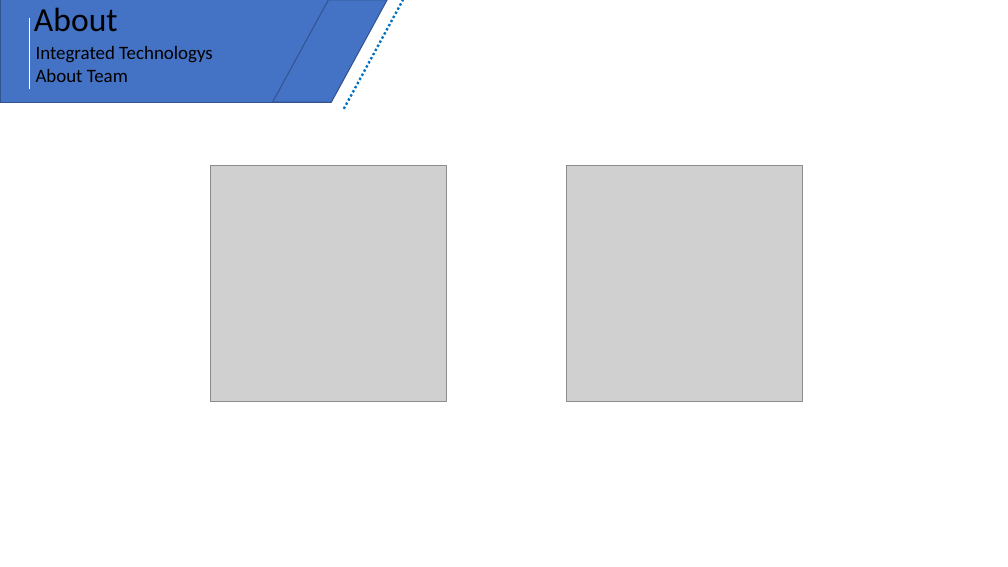
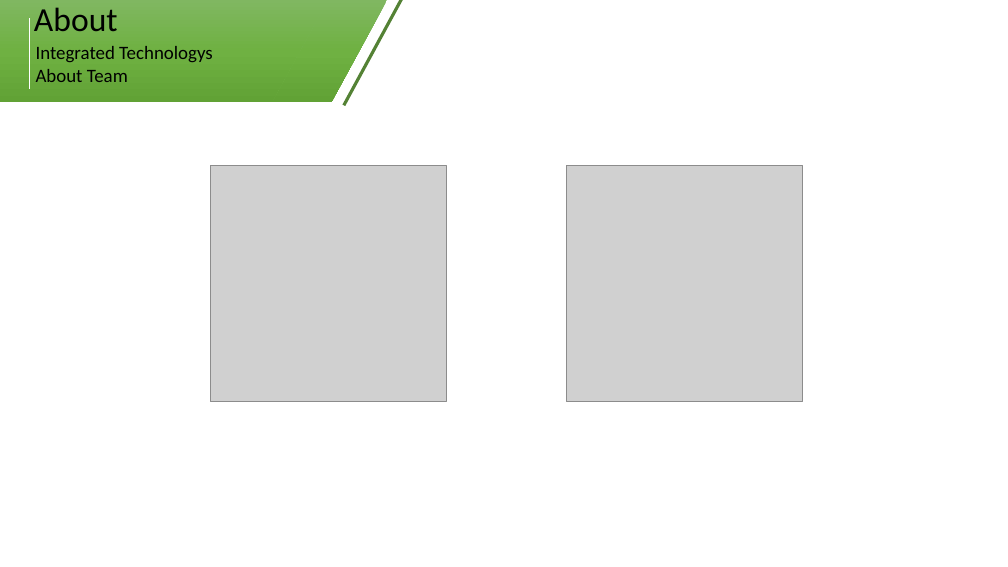
Before and after one commit to wathui99/FPT_Lab, a slide deck: slide 20 of Document/Bản trình bày1.pptx. Drawn at 1008x567 pixels with LibreOffice and Linux fonts; fonts in the diff are those of the drawing; grey boxes stand for pictures. Boxes give left, top, right and bottom in pixels: in the first picture for what was removed or moved away, otherwise in the second. Text is boxed around its words. In the diff, an @@ line names an element or a change of style, - is before the commit and + after.

```diff
--- a/Document/Bản trình bày1.pptx
+++ b/Document/Bản trình bày1.pptx
@@ rectangle at [0,0,328,102]: fill #4472C4 to gradient #81B861 to #6FB242 to #62A336; outline #325491 1 pt to none @@
@@ parallelogram at [273,0,388,102]: fill #4472C4 to gradient #81B861 to #6FB242 to #62A336; outline #325491 1 pt to none @@
@@ line moved from (344, 109) - (403, 0) to (344, 105) - (403, 0) @@
@@ line (344, 105) - (403, 0): stroke #0070C0 2.25 pt dashed to #548235 3 pt @@
```
Also in this commit, not shown: 15 other slides changed, 4 slides added, 4 slides removed.
